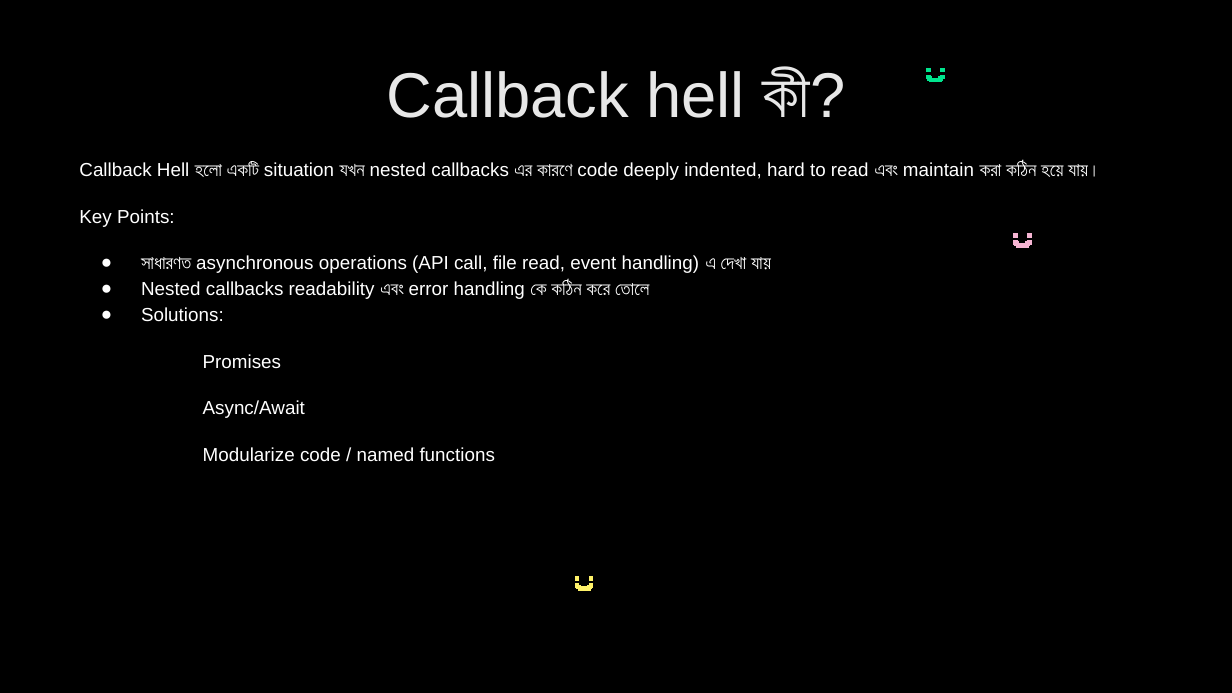
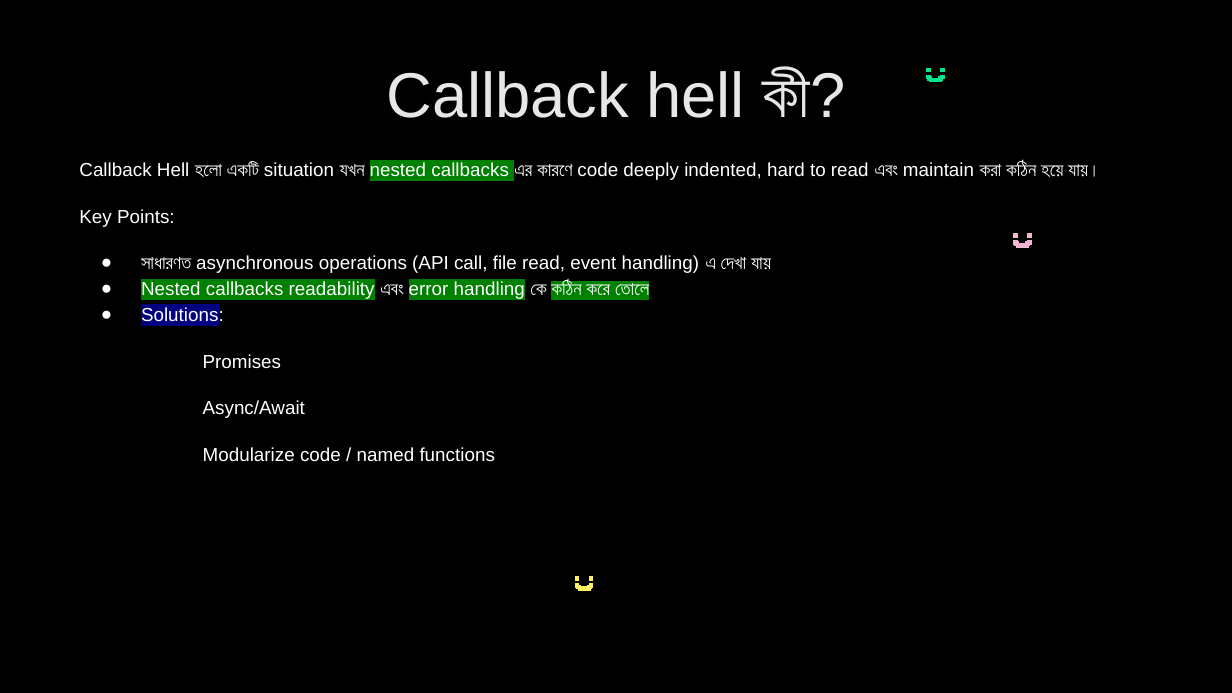
Before and after one commit to nabila-nuzhat/class-js, a slide deck: slide 33 of Interview Question JavaScript_HIGHLIGHTED.pptx. Drawn at 1232x693 pixels with LibreOffice and Linux fonts; fonts in the diff are those of the drawing. Boxes give left, top, right and bottom in pixels: in the first picture for what was removed or moved away, otherwise in the second. Text is boxed around its words. In the diff, an @@ line names an element or a change of style, - is before the commit and + after.

```diff
--- a/Interview Question JavaScript_HIGHLIGHTED.pptx
+++ b/Interview Question JavaScript_HIGHLIGHTED.pptx
@@ text at <box>79,162,1101,326</box>: highlight none to #008000 in "nested callbacks", "Nested callbacks readability error handling কঠিন করে ..."; highlight none to #000080 in "Solutions:" @@
```
Also in this commit, not shown: 4 other slides changed.
